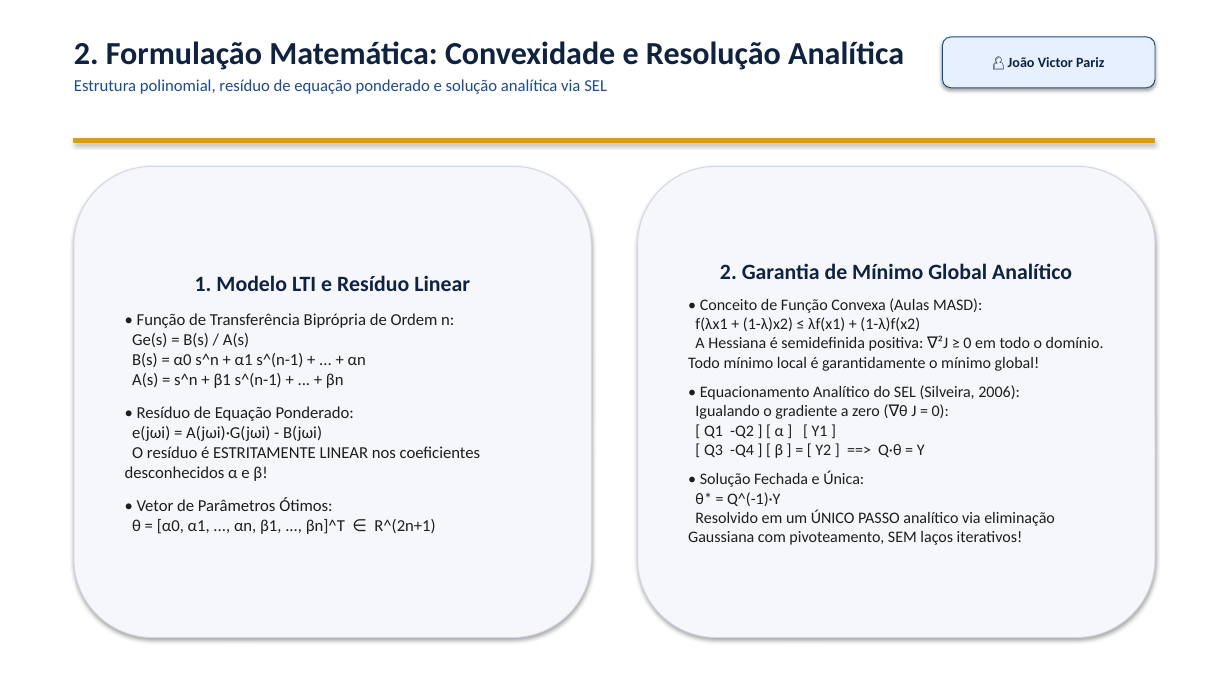
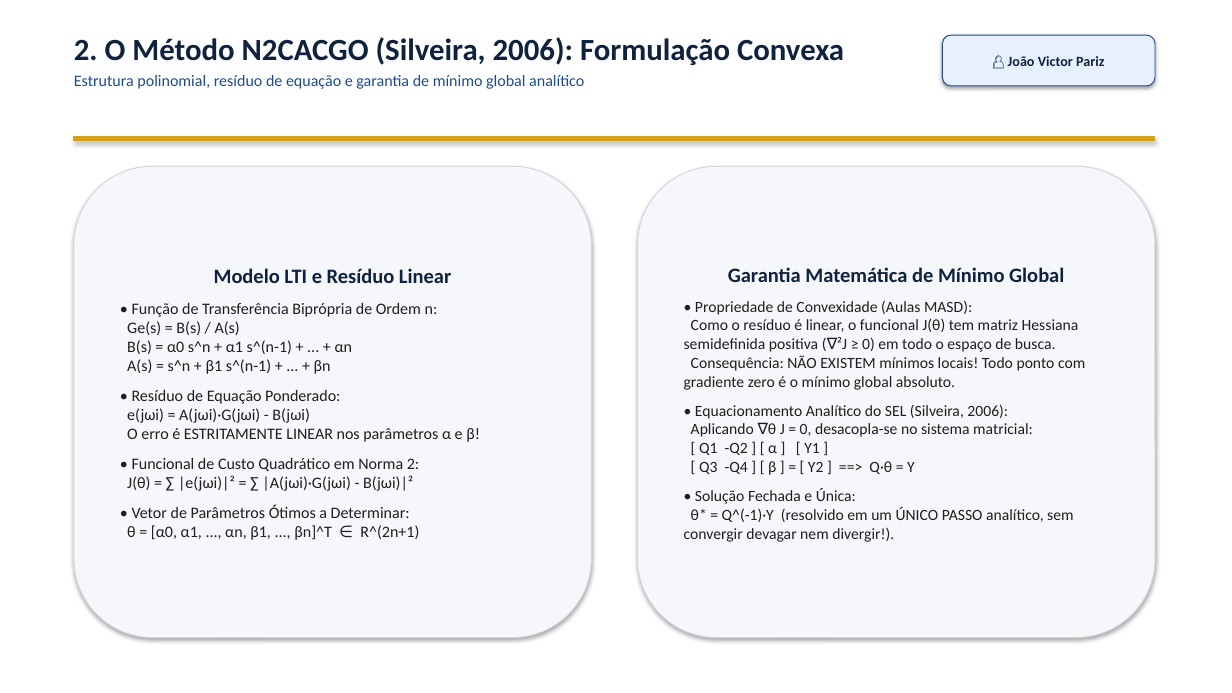
Before and after one commit to VPariz/masd-identificacao-n2cacgo, a slide deck: slide 3 of apresentacao/apresentacao_MASD_N2CACGO_IME.pptx. Drawn at 1232x693 pixels with LibreOffice and Linux fonts; fonts in the diff are those of the drawing. Boxes give left, top, right and bottom in pixels: in the first picture for what was removed or moved away, otherwise in the second. Text is boxed around its words. In the diff, an @@ line names an element or a change of style, - is before the commit and + after.

```diff
--- a/apresentacao/apresentacao_MASD_N2CACGO_IME.pptx
+++ b/apresentacao/apresentacao_MASD_N2CACGO_IME.pptx
@@ text at (74,37,844,89): text changed; size 13 to 12.5 pt @@
-2. Formulação Matemática: Convexidade e Resolução Analítica
-Estrutura polinomial, resíduo de equação ponderado e solução analítica via SEL
+2. O Método N2CACGO (Silveira, 2006): Formulação Convexa
+Estrutura polinomial, resíduo de equação e garantia de mínimo global analítico
@@ text in rounded rectangle at (214,268,451,283): text changed; size 17 to 16 pt @@
-1. Modelo LTI e Resíduo Linear
+Modelo LTI e Resíduo Linear
@@ text in rounded rectangle at (684,267,1085,542): text changed; size 12.5 to 12.2 pt @@
-2. Garantia de Mínimo Global Analítico
-• Conceito de Função Convexa (Aulas MASD):
-f(λx1 + (1-λ)x2) ≤ λf(x1) + (1-λ)f(x2)
-A Hessiana é semidefinida positiva: ∇²J ≥ 0 em todo o domínio. Todo mínimo local é garantidamente o mínimo global!
-• Equacionamento Analítico do SEL (Silveira, 2006):
-Igualando o gradiente a zero (∇θ J = 0):
-[ Q1 -Q2 ] [ α ] [ Y1 ]
-[ Q3 -Q4 ] [ β ] = [ Y2 ] ==> Q·θ = Y
-• Solução Fechada e Única:
-θ* = Q^(-1)·Y
-Resolvido em um ÚNICO PASSO analítico via eliminação Gaussiana com pivoteamento, SEM laços iterativos!
+Garantia Matemática de Mínimo Global
+• Propriedade de Convexidade (Aulas MASD):
+Como o resíduo é linear, o funcional J(θ) tem matriz Hessiana semidefinida positiva (∇²J ≥ 0) em todo o espaço de busca.
+Consequência: NÃO EXISTEM mínimos locais! Todo ponto com gradiente zero é o mínimo global absoluto.
+• Equacionamento Analítico do SEL (Silveira, 2006):
+Aplicando ∇θ J = 0, desacopla-se no sistema matricial:
+[ Q1 -Q2 ] [ α ] [ Y1 ]
+[ Q3 -Q4 ] [ β ] = [ Y2 ] ==> Q·θ = Y
+• Solução Fechada e Única:
+θ* = Q^(-1)·Y (resolvido em um ÚNICO PASSO analítico, sem convergir devagar nem divergir!).
@@ text in rounded rectangle at (127,303,438,374): size 13 to 12.5 pt in "• Função de Transferência Biprópria de Ordem ..."; less space between paragraphs @@
@@ text in rounded rectangle at (127,390,480,540): text changed; size 13 to 12.5 pt @@
-• Resíduo de Equação Ponderado:
-e(jωi) = A(jωi)·G(jωi) - B(jωi)
-O resíduo é ESTRITAMENTE LINEAR nos coeficientes desconhecidos α e β!
-• Vetor de Parâmetros Ótimos:
-θ = [α0, α1, ..., αn, β1, ..., βn]^T ∈ R^(2n+1)
+• Resíduo de Equação Ponderado:
+e(jωi) = A(jωi)·G(jωi) - B(jωi)
+O erro é ESTRITAMENTE LINEAR nos parâmetros α e β!
+• Funcional de Custo Quadrático em Norma 2:
+J(θ) = ∑ |e(jωi)|² = ∑ |A(jωi)·G(jωi) - B(jωi)|²
+• Vetor de Parâmetros Ótimos a Determinar:
+θ = [α0, α1, ..., αn, β1, ..., βn]^T ∈ R^(2n+1)
```
Also in this commit, not shown: 6 other slides changed, 6 slides added, 3 slides removed, 4 other files.
